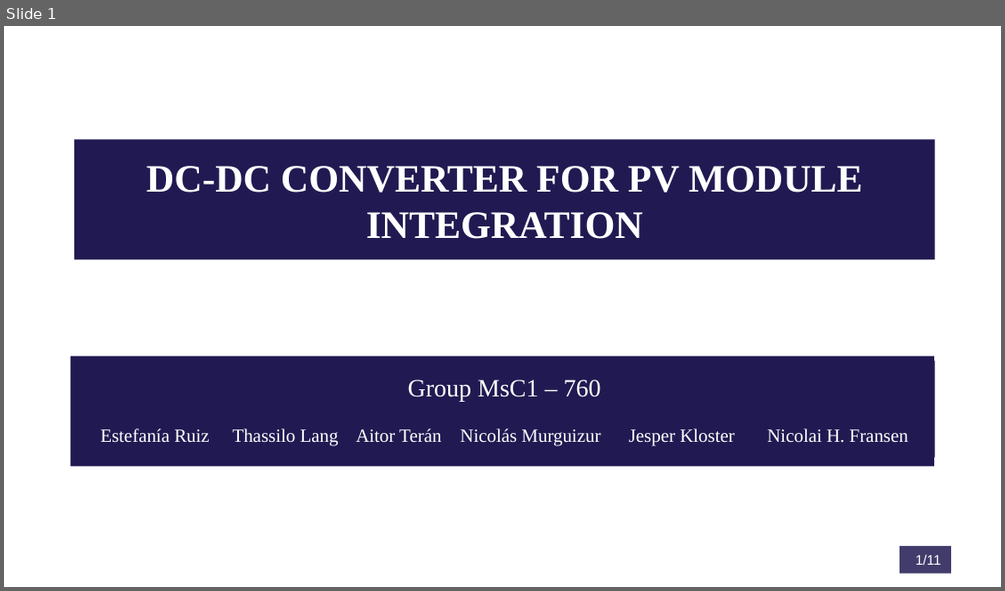
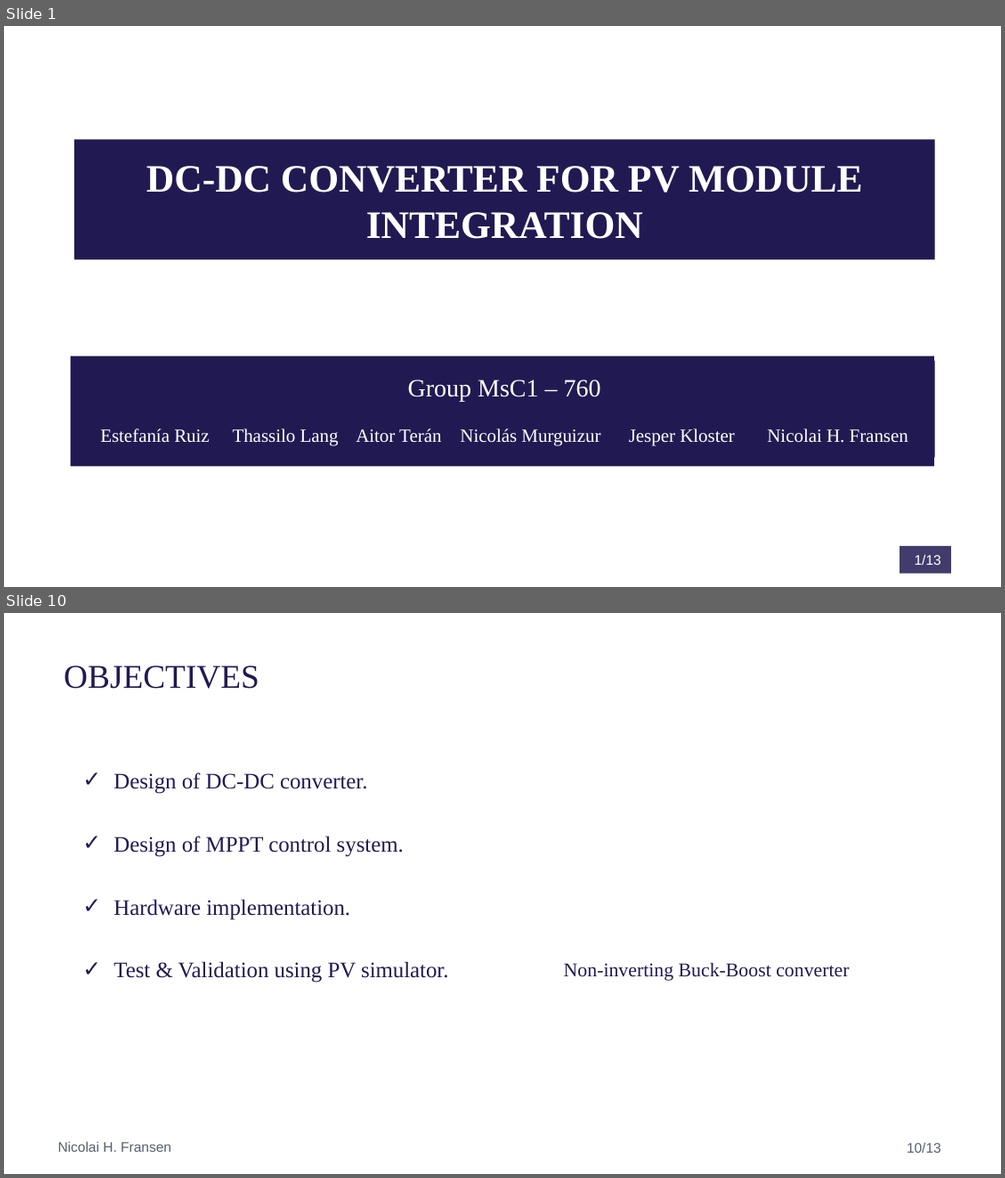
Before and after one commit to NicolaiFransen/Semester-Project-PED1, a slide deck: Reports/Presentation_P0_11_10.pptx. Shown one above the other, each under a label of ours: slide 1 before the commit, slides 1 and 10 after it; the slides between them are not shown. The pictures are 1005x591 and 1005x1178 pixels, drawn with LibreOffice and Linux fonts; fonts in the diff are those of the drawing; background and template pictures are left out. Boxes give left, top, right and bottom in pixels: in the first picture for what was removed or moved away, otherwise in the second. Text is boxed around its words. In the diff, an @@ line names an element or a change of style, - is before the commit and + after.

```diff
--- a/Reports/Presentation_P0_11_10.pptx
+++ b/Reports/Presentation_P0_11_10.pptx
@@ slide 10 added at bbox=[4, 613, 1001, 1174], background #FFFFFF @@
@@ title added at bbox=[64, 666, 259, 689], 24 pt, text #211A52 @@
+OBJECTIVES
@@ text added at bbox=[113, 772, 449, 982], 16 pt, text #211A52 @@
+    ✓ Design of DC-DC converter.
+    ✓ Design of MPPT control system.
+    ✓ Hardware implementation.
+    ✓ Test & Validation using PV simulator.
@@ text added at bbox=[564, 963, 849, 981], 14 pt, text #211A52 @@
+Non-inverting Buck-Boost converter
@@ text added at bbox=[58, 1141, 171, 1151], 10 pt, text #54616E @@
+Nicolai H. Fransen
@@ text added at bbox=[906, 1142, 941, 1152], 10 pt, text #54616E @@
+10/13
@@ page number at bbox=[914, 554, 941, 564]: text changed @@
-1/11
+1/13
```
Also in this commit, not shown: 9 slides changed, 2 other slides added, 8 slides removed.
